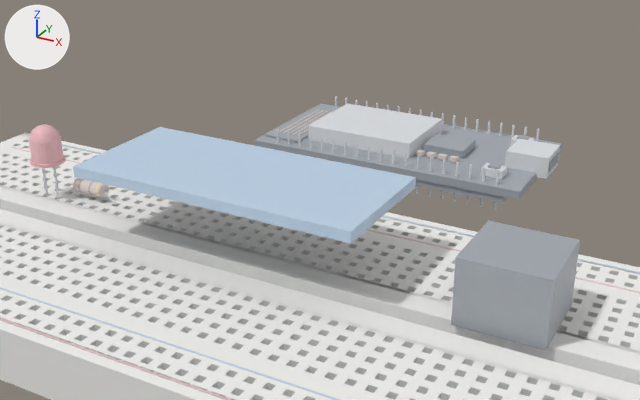
An edit to the glTF model mcp-server/physical_studio/bench/ready/distance-alarm/step-6.glb, drawn before and after from the same camera.
The view is the same before and after, from a 50 mm lens placed at (0.0498, -0.0911, 0.0668), pointed at (-0.019, 0.0339, 0.0043). Arrows for +X, +Y and +Z are at upper left; the lights stay in place. The first picture is the older version. Where no turn or scale is listed for an object, it has been applied to the vertices. Vertices at exactly the same position are counted once.

In view in the first picture: 'breadboard__mesh', 'buzzer__mesh', 'led_red__mesh', 'sensor__mesh', 'uno__mesh' and 1 more.
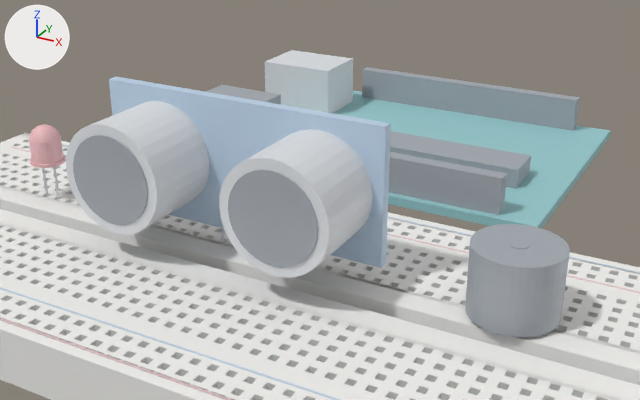
Edits to the bpy script that builds the scene:
```text
Change me_uno__mesh:
    used by ob_uno__mesh; location = (0.0, 0.0, 0.0)
    remove me_uno__mesh.from_pydata(...)  # 708 vertices, 1176 faces; spans x -0.0435..0.0137, y 0.051..0.079, z 0.0008..0.009
    add me_uno__mesh.from_pydata(...)  # 56 vertices, 84 faces; spans x -0.054..0.0183, y 0.0383..0.0917, z 0.0038..0.0158
    me_uno__mesh part 1: a new loose piece, a box spanning x -0.0503..0.0183, y 0.0383..0.0917, z 0.0042..0.0058, in mat_defaultmaterial_001
    me_uno__mesh part 2: a new loose piece, a box spanning x -0.054..-0.038, y 0.072..0.084, z 0.0048..0.0158, in mat_defaultmaterial_001
    me_uno__mesh part 3: a new loose piece, a box spanning x -0.052..-0.038, y 0.0435..0.0525, z 0.0048..0.0158, in mat_defaultmaterial_001
    me_uno__mesh part 4: a new loose piece, a box spanning x -0.0245..0.0105, y 0.052..0.06, z 0.0058..0.0093, in mat_defaultmaterial_001
    me_uno__mesh part 5: a new loose piece, a box spanning x -0.0375..0.0115, y 0.0397..0.0422, z 0.0038..0.0123, in mat_defaultmaterial_001
    me_uno__mesh part 6: a new loose piece, a box spanning x -0.0375..0.0115, y 0.0879..0.0904, z 0.0038..0.0123, in mat_defaultmaterial_001
    me_uno__mesh part 7: the loose piece of 14 vertices spanning x 0.0015..0.002, y 0.0523..0.0527, z 0.0008..0.0085 is deleted
    me_uno__mesh part 8: the loose piece of 14 vertices spanning x 0.0041..0.0046, y 0.0523..0.0527, z 0.0008..0.0085 is deleted
    me_uno__mesh part 9: the loose piece of 14 vertices spanning x 0.0066..0.0071, y 0.0523..0.0527, z 0.0008..0.0085 is deleted
    me_uno__mesh part 10: the loose piece of 14 vertices spanning x -0.0086..-0.0081, y 0.0523..0.0527, z 0.0008..0.0085 is deleted
    me_uno__mesh part 11: the loose piece of 14 vertices spanning x -0.0061..-0.0056, y 0.0523..0.0527, z 0.0008..0.0085 is deleted
    me_uno__mesh part 12: 302 vertices removed from x -0.0435..0.0137, y 0.051..0.079, z 0.0008..0.009
    other edits to the shape of me_uno__mesh do not show in these pictures
Change me_sensor__mesh:
    used by ob_sensor__mesh; location = (0.0, 0.0, 0.0)
    remove me_sensor__mesh.from_pydata(...)  # 8 vertices, 12 faces; spans x -0.039..0.006, y -0.0036..0.0164, z 0.0182..0.0198
    add me_sensor__mesh.from_pydata(...)  # 334 vertices, 632 faces; spans x -0.039..0.006, y -0.0066..0.0081, z 0.008..0.0305
    me_sensor__mesh part 13: 8 vertices removed from x -0.039..0.006, y -0.0036..0.0164, z 0.0182..0.0198; 334 vertices added at x -0.039..0.006, y -0.0066..0.0081, z 0.008..0.0305
Change me_buzzer__mesh:
    used by ob_buzzer__mesh; location = (0.0, 0.0, 0.0)
    remove me_buzzer__mesh.from_pydata(...)  # 8 vertices, 12 faces; spans x 0.01813..0.03013, y 0.00035..0.01235, z 0.008..0.0175
    add me_buzzer__mesh.from_pydata(...)  # 143 vertices, 272 faces; spans x 0.01813..0.03013, y 0.00035..0.01235, z 0.008..0.0181
    me_buzzer__mesh part 14: the whole mesh is rebuilt
```

Boxes (x1, y1, x2, y2) around the edits, measured in the pictures (640 x 400 px):
'sensor__mesh', reshaped (73% taller)
    before: (73, 127, 416, 243)
    after: (66, 77, 391, 278)
'uno__mesh', reshaped (31% wider, 56% taller)
    before: (254, 96, 562, 210)
    after: (206, 50, 610, 228)
'buzzer__mesh', reshaped (18% narrower, 14% shorter)
    before: (451, 220, 580, 351)
    after: (465, 224, 570, 337)
part 1 of me_uno__mesh, added (cyan)
    after: (333, 91, 610, 228)
part 2 of me_uno__mesh, added
    after: (264, 50, 353, 113)
part 3 of me_uno__mesh, added
    after: (206, 85, 281, 104)
part 4 of me_uno__mesh, added
    after: (390, 131, 531, 188)
part 5 of me_uno__mesh, added
    after: (389, 152, 507, 215)
part 6 of me_uno__mesh, added
    after: (362, 67, 580, 131)
part 7 of me_uno__mesh, deleted
    before: (467, 164, 472, 204)
part 8 of me_uno__mesh, deleted
    before: (480, 167, 486, 207)
part 9 of me_uno__mesh, deleted
    before: (493, 169, 500, 210)
part 10 of me_uno__mesh, deleted
    before: (416, 155, 420, 194)
part 11 of me_uno__mesh, deleted
    before: (428, 157, 433, 196)
part 12 of me_uno__mesh, deleted
    before: (254, 101, 562, 203)
